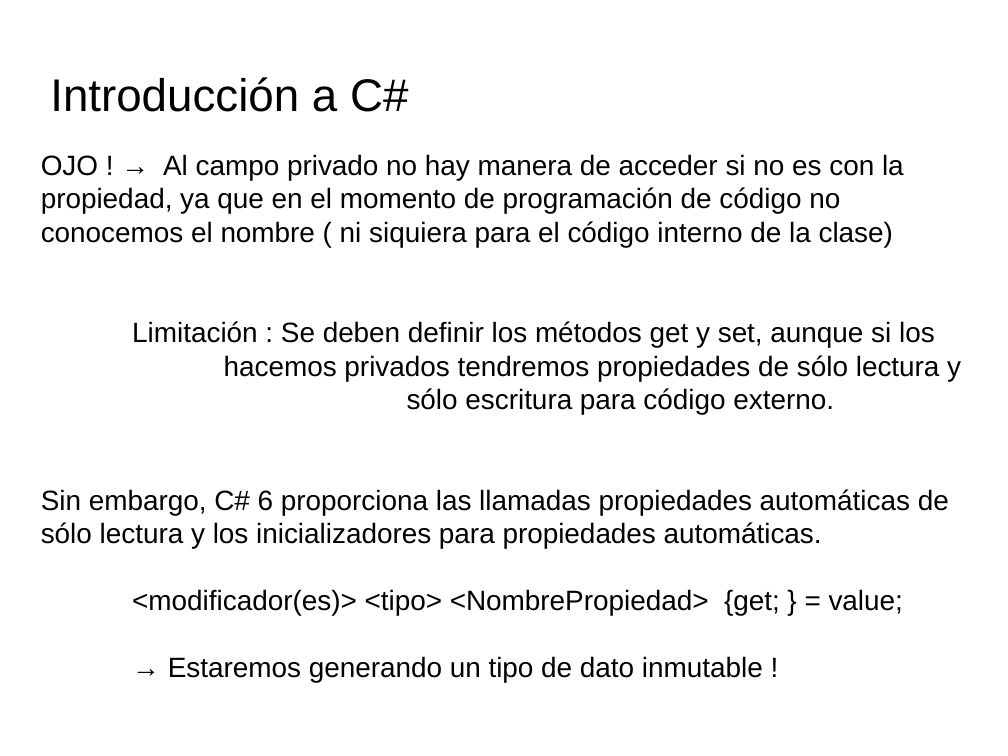
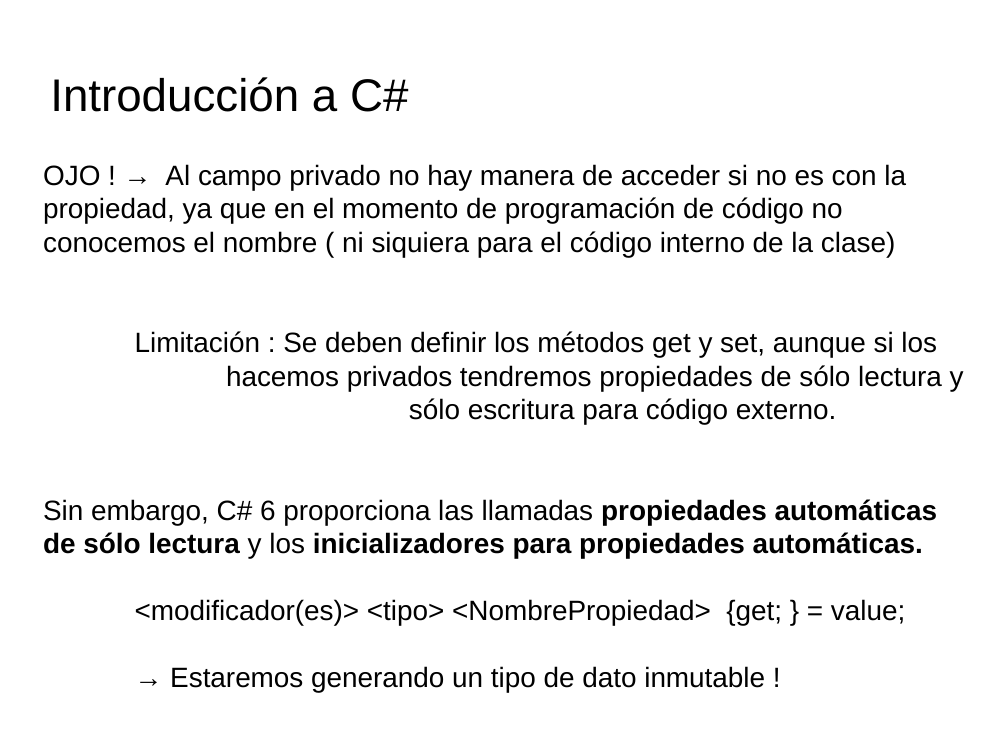
Before and after one commit to videojuegos-abastos/PMV, a slide deck: slide 11 of te/Tema 4 (Chema)/t4.3.- Definiendo miembros de una clase.odp. Drawn at 1008x756 pixels with LibreOffice and Linux fonts; fonts in the diff are those of the drawing; background and template pictures are left out. Boxes give left, top, right and bottom in pixels: in the first picture for what was removed or moved away, otherwise in the second. Text is boxed around its words. In the diff, an @@ line names an element or a change of style, - is before the commit and + after.

```diff
--- a/te/Tema 4 (Chema)/t4.3.- Definiendo miembros de una clase.odp
+++ b/te/Tema 4 (Chema)/t4.3.- Definiendo miembros de una clase.odp
@@ text "OJO ! → Al campo ...": place and size @@
-text "OJO ! → Al campo ..." at [41, 154, 961, 683]
+text "OJO ! → Al campo ..." at [43, 164, 964, 693]
@@ text at [43, 499, 938, 558]: bold on in "propiedades automáticas de sólo lectura inicializadores para ..." @@
```
Also in this commit, not shown: 3 other slides changed, 5 other files.
